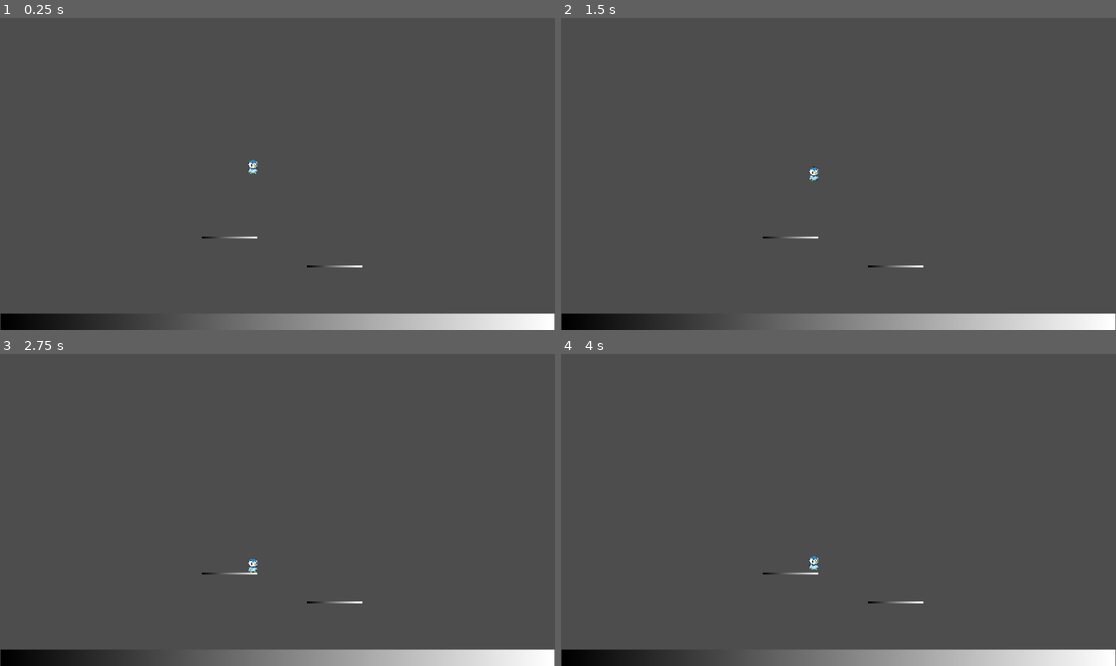
Above: before the commit, frames 1-4 (two rows, left to right).
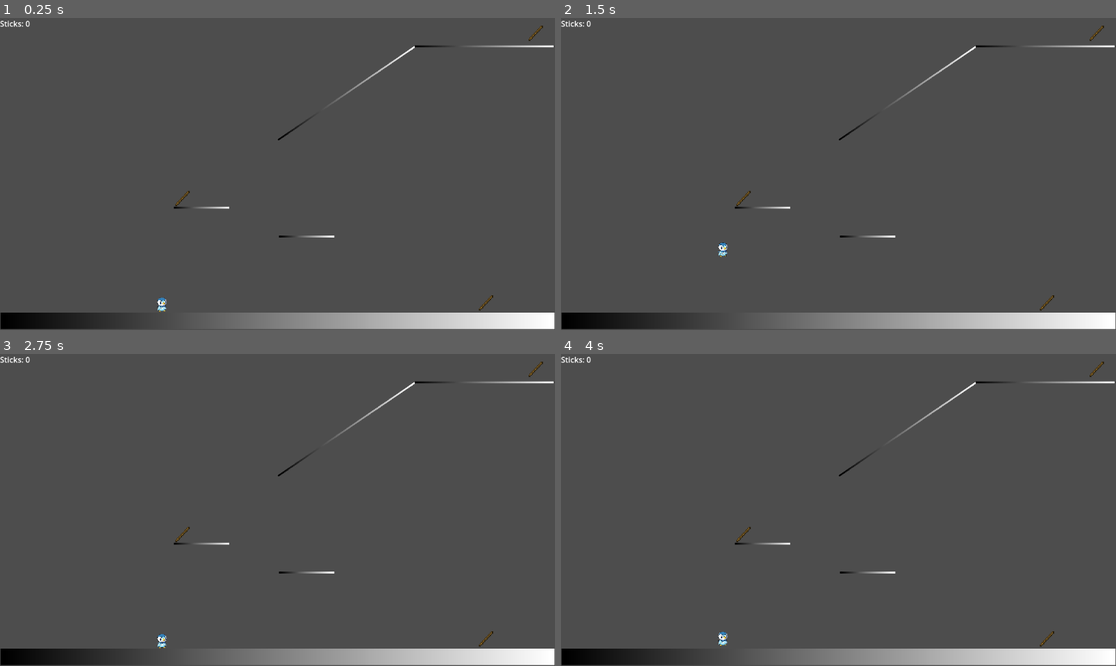
Above: after the commit, the same moments.

Repository: Hiweeeeee/ResourceGame
Game: Godot game, scene res://scenes/game.tscn
Same seed, same stepped clock (60 frames per second), same inputs: the game is played once before the commit and once after it.
Inputs:
- Up to frame 1 (0.25 s): no input
- Up to frame 2 (1.5 s): tap Enter at 1.25 s
- Up to frame 3 (2.75 s): no input
- Up to frame 4 (4 s): tap Space at 2.75 s

The runs differ from the first frame. In frame 1, 1.3% of the frame differs, in the area x 0-100%, y 0-100%; in frame 2, 1.3%; in frame 3, 1.3%; in frame 4, 1.3%.

Commit message:
added sticks, stick tracking, and more platforms. I couldn't get the camera to follow the player though

Diff:
--- a/resourcegame/scenes/game.tscn
+++ b/resourcegame/scenes/game.tscn
@@ -1,14 +1,33 @@
-[gd_scene load_steps=3 format=3 uid="uid://cs2q5xkhilp3j"]
+[gd_scene load_steps=5 format=3 uid="uid://cs2q5xkhilp3j"]
 
 [ext_resource type="PackedScene" uid="uid://d1lmw3ugkdl30" path="res://scenes/player.tscn" id="1_uwrxv"]
 [ext_resource type="PackedScene" uid="uid://buchyl7yj5mnf" path="res://scenes/test_stage.tscn" id="2_yqjtg"]
+[ext_resource type="PackedScene" uid="uid://fbocwujp04na" path="res://scenes/stick.tscn" id="3_lbhrr"]
+[ext_resource type="Script" uid="uid://u4tao4ws6wib" path="res://scenes/game_manager.gd" id="4_iywne"]
 
 [node name="Game" type="Node2D"]
 
+[node name="GameManager" type="Node2D" parent="."]
+unique_name_in_owner = true
+position = Vector2(206, 66)
+script = ExtResource("4_iywne")
+
 [node name="Player" parent="." instance=ExtResource("1_uwrxv")]
-position = Vector2(525, 281)
+position = Vector2(336, 566)
+
+[node name="Camera2D" type="Camera2D" parent="Player"]
+position = Vector2(240, -243)
+position_smoothing_enabled = true
+
+[node name="StickLabel" type="Label" parent="Player/Camera2D"]
+offset_left = -576.0
+offset_top = -324.0
+offset_right = -421.0
+offset_bottom = -265.0
+text = "Sticks: 0"
 
 [node name="TestStage" parent="." instance=ExtResource("2_yqjtg")]
+position = Vector2(576, 628)
 
 [node name="TestStage2" parent="." instance=ExtResource("2_yqjtg")]
 position = Vector2(419, 393)
@@ -17,3 +36,21 @@
 [node name="TestStage3" parent="." instance=ExtResource("2_yqjtg")]
 position = Vector2(637, 453)
 scale = Vector2(0.1, 0.1)
+
+[node name="TestStage4" parent="." instance=ExtResource("2_yqjtg")]
+position = Vector2(719.69, 155.1)
+rotation = -0.598648
+scale = Vector2(0.3, 0.1)
+
+[node name="TestStage5" parent="." instance=ExtResource("2_yqjtg")]
+position = Vector2(1005.2, 58.1)
+scale = Vector2(0.25, 0.1)
+
+[node name="stick" parent="." instance=ExtResource("3_lbhrr")]
+position = Vector2(1009, 591)
+
+[node name="stick2" parent="." instance=ExtResource("3_lbhrr")]
+position = Vector2(379, 374)
+
+[node name="stick3" parent="." instance=ExtResource("3_lbhrr")]
+position = Vector2(1112, 31)
--- /dev/null
+++ b/resourcegame/scenes/game_manager.gd
@@ -0,0 +1,18 @@
+extends Node2D
+
+var sticks = 0
+
+@onready var stick_label = $"../Player/Camera2D/StickLabel"
+
+# Called when the node enters the scene tree for the first time.
+func _ready():
+	pass # Replace with function body.
+
+
+# Called every frame. 'delta' is the elapsed time since the previous frame.
+func _process(delta):
+	pass
+
+func pick_up_stick():
+	sticks += 1
+	stick_label.text = "Sticks: " + str(sticks)
--- a/resourcegame/scenes/player.tscn
+++ b/resourcegame/scenes/player.tscn
@@ -5,6 +5,7 @@
 [sub_resource type="GDScript" id="GDScript_3vyb7"]
 script/source = "extends CharacterBody2D
 
+@onready var sprite_2d = $Sprite2D
 
 const SPEED = 300.0
 const JUMP_VELOCITY = -600.0
@@ -32,6 +33,13 @@
 	# Get the input direction and handle the movement/deceleration.
 	# As good practice, you should replace UI actions with custom gameplay actions.
 	var direction = Input.get_axis(\"left\", \"right\")
+
+	# turn the sprite
+	if direction > 0:
+		sprite_2d.flip_h = false
+	elif direction < 0:
+		sprite_2d.flip_h = true
+
 	if direction:
 		velocity.x = direction * SPEED
 	else:
--- /dev/null
+++ b/resourcegame/scenes/slanted_ground.tscn
@@ -0,0 +1,19 @@
+[gd_scene load_steps=4 format=3 uid="uid://b75c33bxlxm7u"]
+
+[sub_resource type="RectangleShape2D" id="RectangleShape2D_i2a3x"]
+size = Vector2(1150, 34)
+
+[sub_resource type="Gradient" id="Gradient_xgmjd"]
+
+[sub_resource type="GradientTexture2D" id="GradientTexture2D_myuak"]
+gradient = SubResource("Gradient_xgmjd")
+
+[node name="slanted_ground" type="StaticBody2D"]
+
+[node name="CollisionShape2D" type="CollisionShape2D" parent="."]
+shape = SubResource("RectangleShape2D_i2a3x")
+
+[node name="Sprite2D" type="Sprite2D" parent="."]
+position = Vector2(-1.90735e-06, 0)
+scale = Vector2(17.9688, 0.53125)
+texture = SubResource("GradientTexture2D_myuak")
--- /dev/null
+++ b/resourcegame/scenes/stick.gd
@@ -0,0 +1,16 @@
+extends Area2D
+
+@onready var manager = %GameManager
+# Called when the node enters the scene tree for the first time.
+func _ready():
+	pass # Replace with function body.
+
+
+# Called every frame. 'delta' is the elapsed time since the previous frame.
+func _process(delta):
+	pass
+
+
+func _on_body_entered(body):
+	manager.pick_up_stick()
+	queue_free()
--- /dev/null
+++ b/resourcegame/scenes/stick.tscn
@@ -0,0 +1,20 @@
+[gd_scene load_steps=4 format=3 uid="uid://fbocwujp04na"]
+
+[ext_resource type="Texture2D" uid="uid://bu1l2xvcvn1tq" path="res://sprites/Stick_JE1_BE1.png" id="1_i3vek"]
+[ext_resource type="Script" uid="uid://bw0asp3n5mwin" path="res://scenes/stick.gd" id="1_ld7er"]
+
+[sub_resource type="RectangleShape2D" id="RectangleShape2D_i3vek"]
+size = Vector2(30, 31.5)
+
+[node name="stick" type="Area2D"]
+script = ExtResource("1_ld7er")
+
+[node name="Sprite2D" type="Sprite2D" parent="."]
+position = Vector2(-1.5, -1.5)
+scale = Vector2(0.23125, 0.24375)
+texture = ExtResource("1_i3vek")
+
+[node name="CollisionShape2D" type="CollisionShape2D" parent="."]
+shape = SubResource("RectangleShape2D_i3vek")
+
+[connection signal="body_entered" from="." to="." method="_on_body_entered"]
--- a/resourcegame/scenes/test_stage.tscn
+++ b/resourcegame/scenes/test_stage.tscn
@@ -3,20 +3,19 @@
 [sub_resource type="RectangleShape2D" id="RectangleShape2D_ueehy"]
 size = Vector2(1151, 35)
 
-[sub_resource type="Gradient" id="Gradient_xgmjd"]
+[sub_resource type="Gradient" id="Gradient_ueehy"]
 
 [sub_resource type="GradientTexture2D" id="GradientTexture2D_jog5b"]
-gradient = SubResource("Gradient_xgmjd")
+gradient = SubResource("Gradient_ueehy")
 
 [node name="TestStage" type="Node2D"]
 
 [node name="StaticBody2D" type="StaticBody2D" parent="."]
 
 [node name="CollisionShape2D" type="CollisionShape2D" parent="StaticBody2D"]
-position = Vector2(575.5, 631.5)
 shape = SubResource("RectangleShape2D_ueehy")
 
 [node name="Sprite2D" type="Sprite2D" parent="StaticBody2D/CollisionShape2D"]
-position = Vector2(0.5, -0.499992)
+position = Vector2(9.53674e-07, 0)
 scale = Vector2(17.9688, 0.53125)
 texture = SubResource("GradientTexture2D_jog5b")
Not shown, added: resourcegame/scenes/game_manager.gd.uid
Not shown, added: resourcegame/scenes/stick.gd.uid
Binary file added: resourcegame/sprites/Stick_JE1_BE1.png
Not shown, added: resourcegame/sprites/Stick_JE1_BE1.png.import
